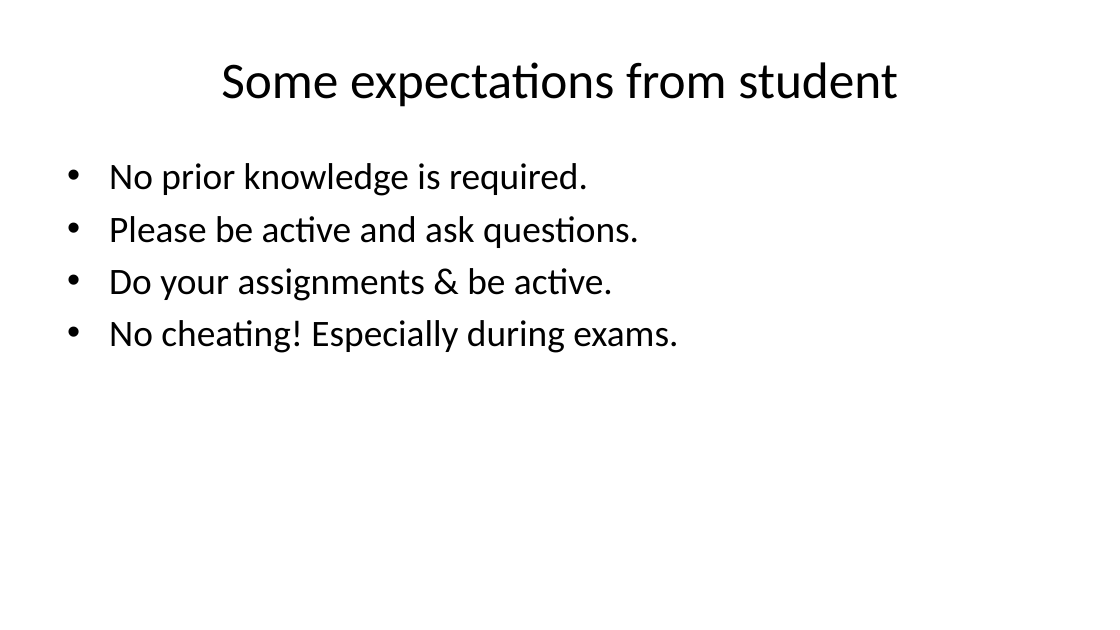
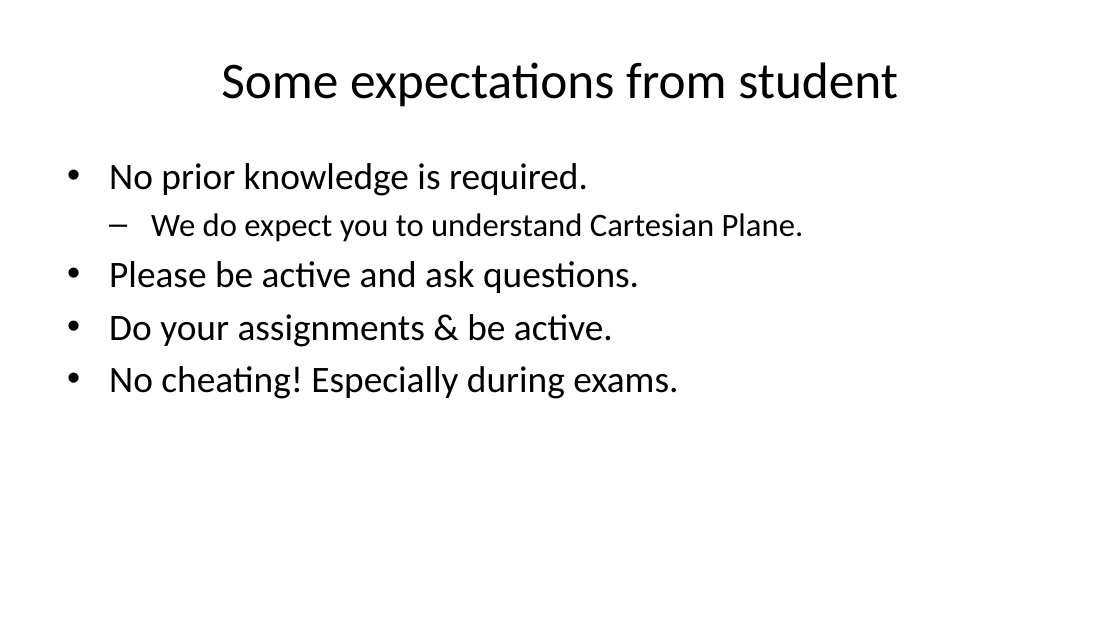
Before and after one commit to imedkrisna/krisna, a slide deck: slide 5 of static/ekon/week1/index.pptx (slide 4 before the commit). Drawn at 1120x630 pixels with LibreOffice and Linux fonts; fonts in the diff are those of the drawing. Boxes give left, top, right and bottom in pixels: in the first picture for what was removed or moved away, otherwise in the second. Text is boxed around its words. In the diff, an @@ line names an element or a change of style, - is before the commit and + after.

```diff
--- a/static/ekon/week1/index.pptx
+++ b/static/ekon/week1/index.pptx
@@ text at <box>151,213,804,242</box>: paragraph added @@
+  – We do expect you to understand Cartesian Plane.
```
Also in this commit, not shown: 3 other slides changed, 1 other file.
